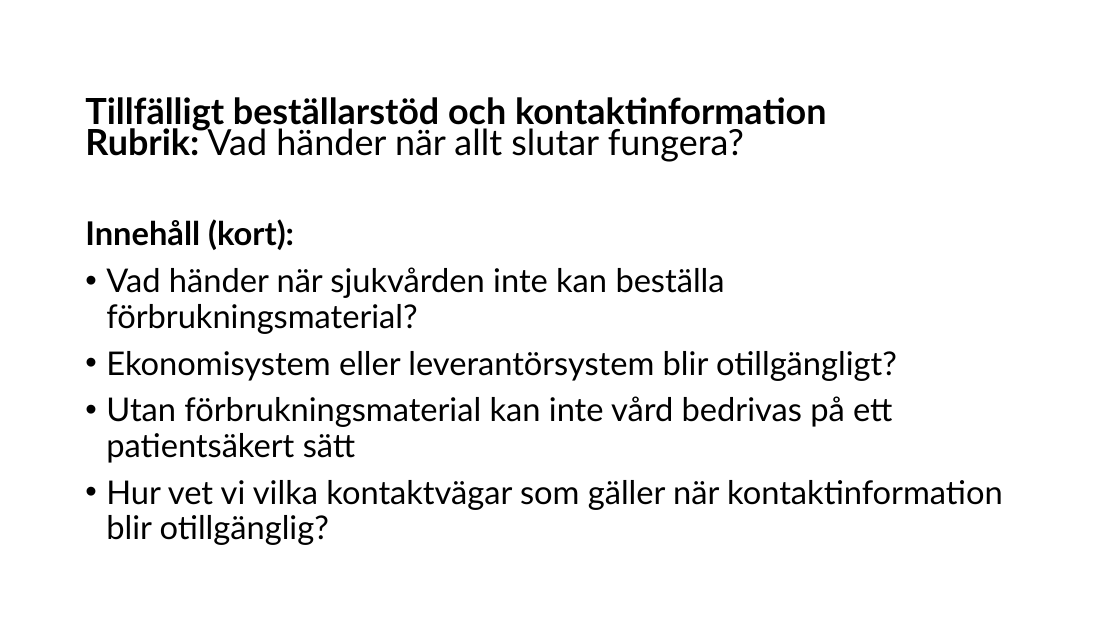
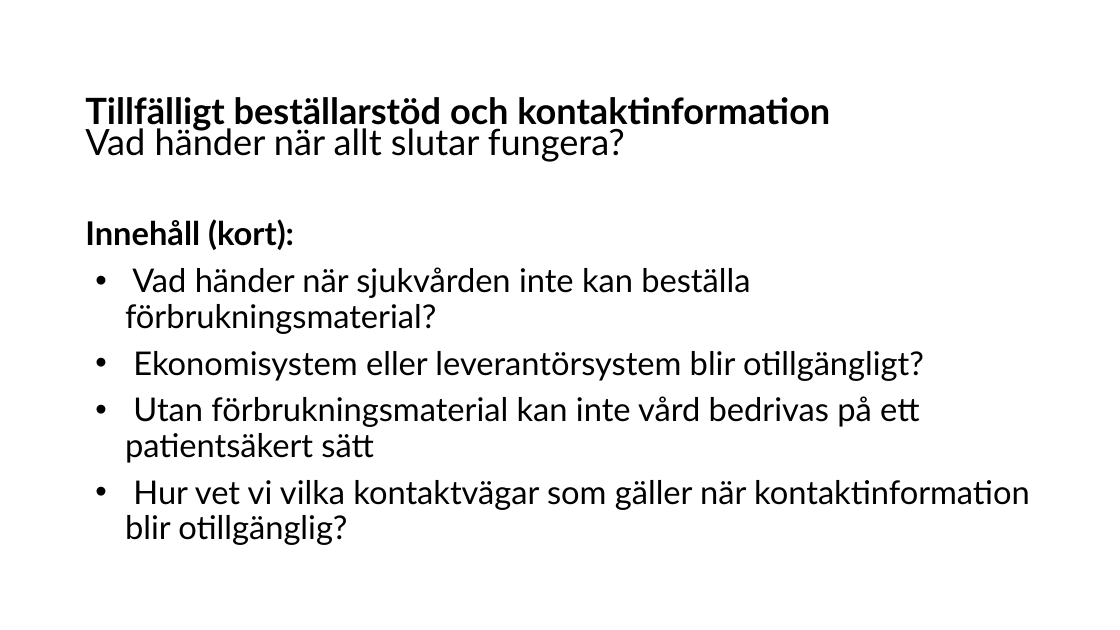
Before and after one commit to arizon-dread/region-orebro-lan, a slide deck: slide 3 of doc/Presentation KLIRR Hack Region Örebro län.odp. Drawn at 1120x630 pixels with LibreOffice and Linux fonts; fonts in the diff are those of the drawing. Boxes give left, top, right and bottom in pixels: in the first picture for what was removed or moved away, otherwise in the second. Text is boxed around its words. In the diff, an @@ line names an element or a change of style, - is before the commit and + after.

```diff
--- a/doc/Presentation KLIRR Hack Region Örebro län.odp
+++ b/doc/Presentation KLIRR Hack Region Örebro län.odp
@@ title at (85,97,830,161): text changed; size 30.8 to 31 pt @@
-Tillfälligt beställarstöd och kontaktinformation
-Rubrik: Vad händer när allt slutar fungera?
+Tillfälligt beställarstöd och kontaktinformation
+Vad händer när allt slutar fungera?
@@ text at (125,267,1030,545): indent changed @@
```
Also in this commit, not shown: 4 other slides changed, 2 slides added, 2 slides removed, 1 other file.
